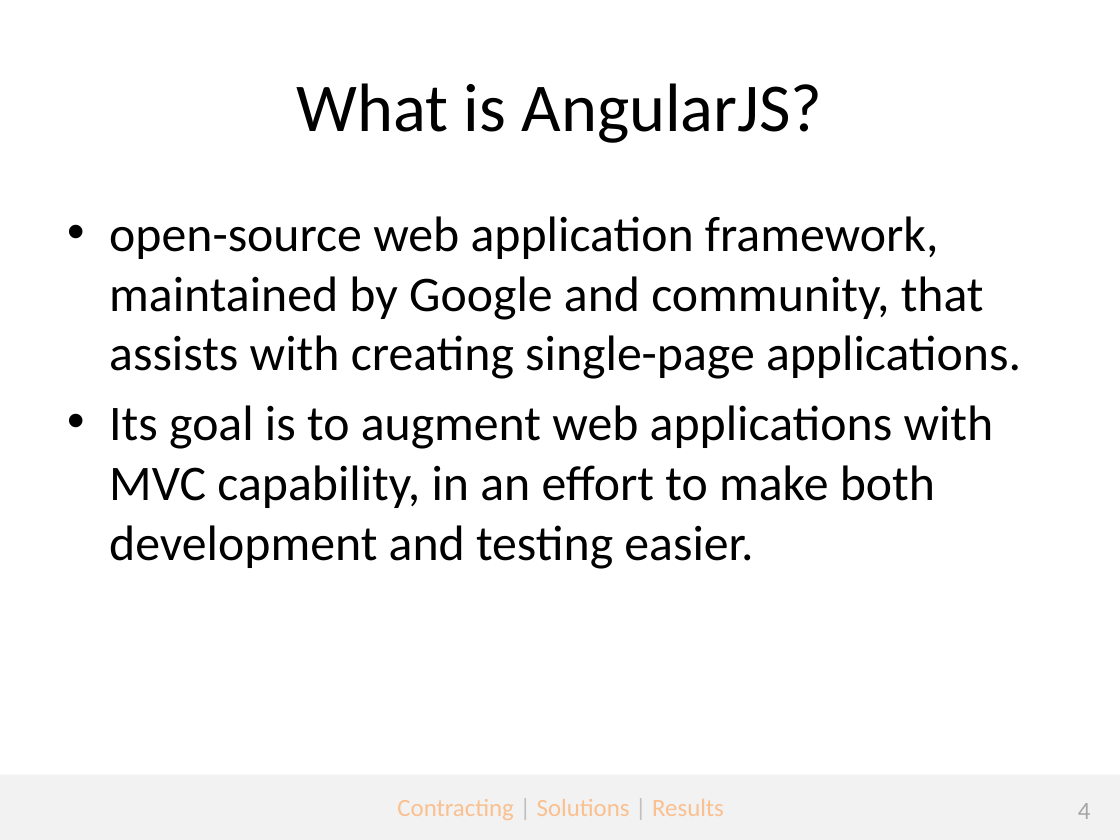
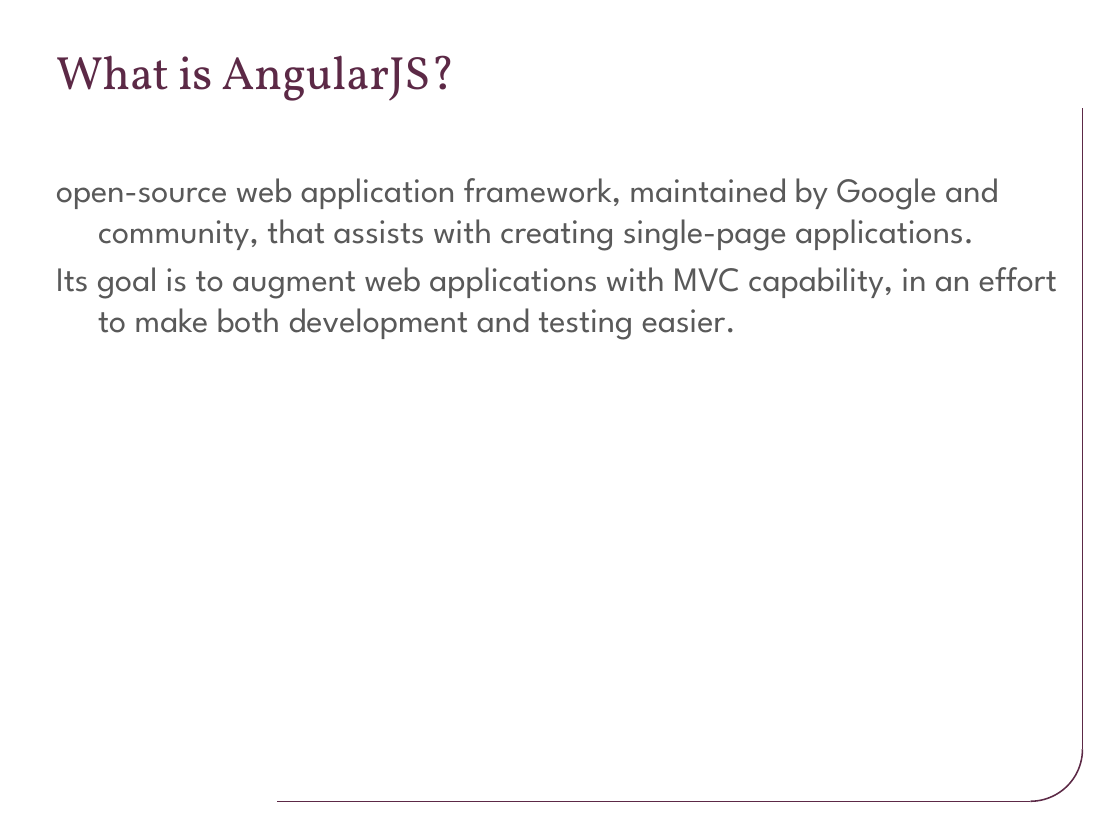
Before and after one commit to jmeckley/angularjs-presentation, a slide deck: slide 4 of Topic 1 - Introduction to mobile development using Angularjs.pptx. Drawn at 1120x840 pixels with LibreOffice and Linux fonts; fonts in the diff are those of the drawing; background and template pictures are left out. Boxes give left, top, right and bottom in pixels: in the first picture for what was removed or moved away, otherwise in the second. Text is boxed around its words. In the diff, an @@ line names an element or a change of style, - is before the commit and + after.

```diff
--- a/Topic 1 - Introduction to mobile development using Angularjs.pptx
+++ b/Topic 1 - Introduction to mobile development using Angularjs.pptx
@@ title "What is AngularJS?": place and size @@
-title "What is AngularJS?" at bbox=[297, 83, 823, 143]
+title "What is AngularJS?" at bbox=[56, 55, 456, 101]
@@ title "What is AngularJS?" at bbox=[56, 55, 456, 101]: size 44 to 30 pt, font Calibri to Vollkorn, text colour #000000 to #5C2946; alignment centre to left @@
@@ line added from (1082, 749) to (1082, 109), #5C2946 1 pt @@
@@ text "open-source web application framework, maintained ...": place and size @@
-text "open-source web application framework, maintained ..." at bbox=[109, 216, 1021, 569]
+text "open-source web application framework, maintained ..." at bbox=[56, 178, 1057, 340]
@@ text "open-source web application framework, maintained ..." at bbox=[56, 178, 1057, 340]: size 32 to 22 pt, font Calibri to League Spartan, text colour #000000 to #595959; bullet • to none; less space between paragraphs @@
@@ arc (boxed as its full ellipse) added at bbox=[979, 697, 1083, 801], outline #5C2946 1 pt @@
@@ rectangle removed at bbox=[0, 775, 1120, 840] @@
@@ line added from (1030, 801) to (277, 801), #5C2946 1 pt @@
@@ text removed at bbox=[397, 799, 724, 820] @@
-Contracting | Solutions | Results
@@ page number removed at bbox=[1078, 803, 1091, 819] @@
-4
```
Also in this commit, not shown: 12 other slides changed, 10 other files.
